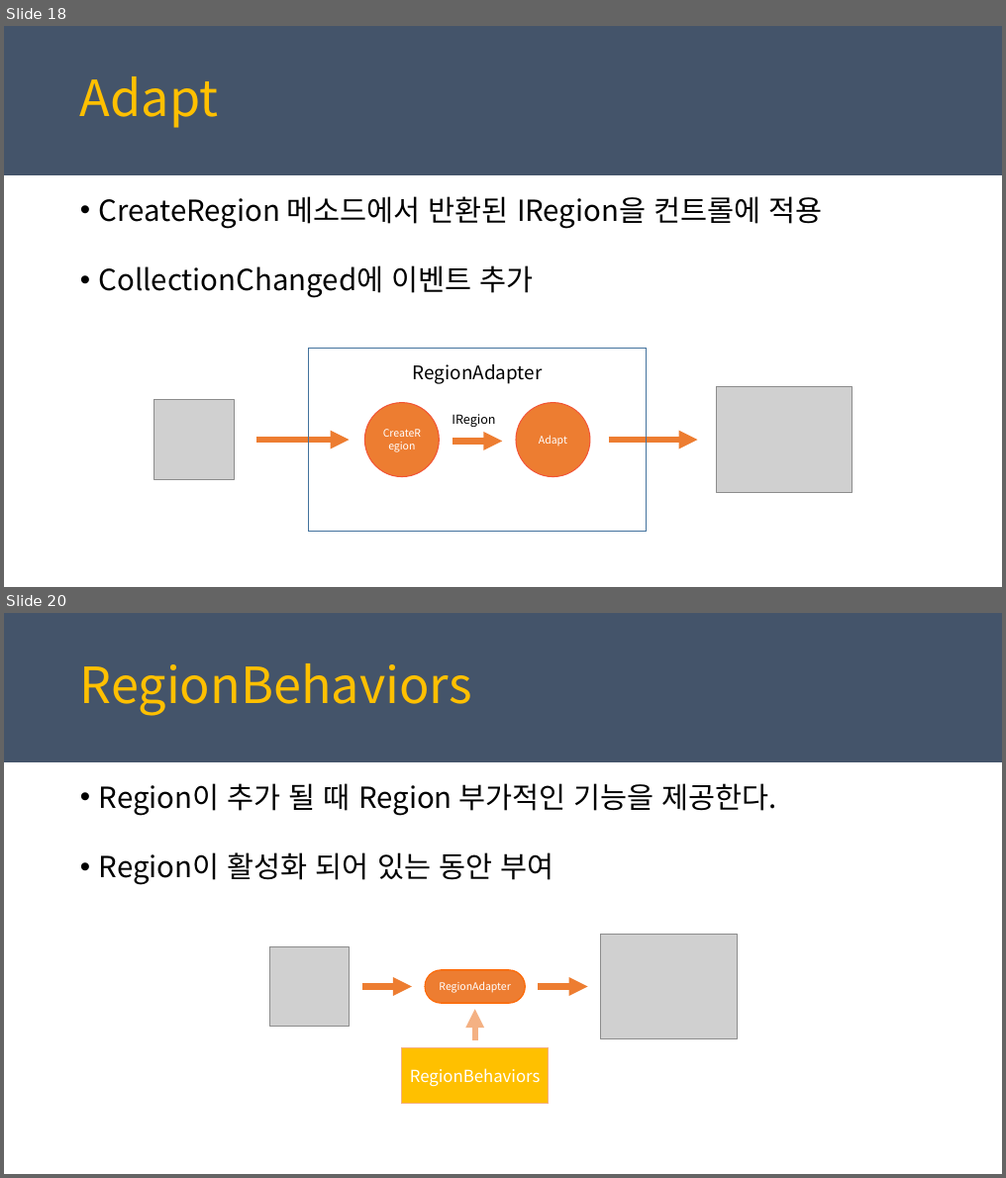
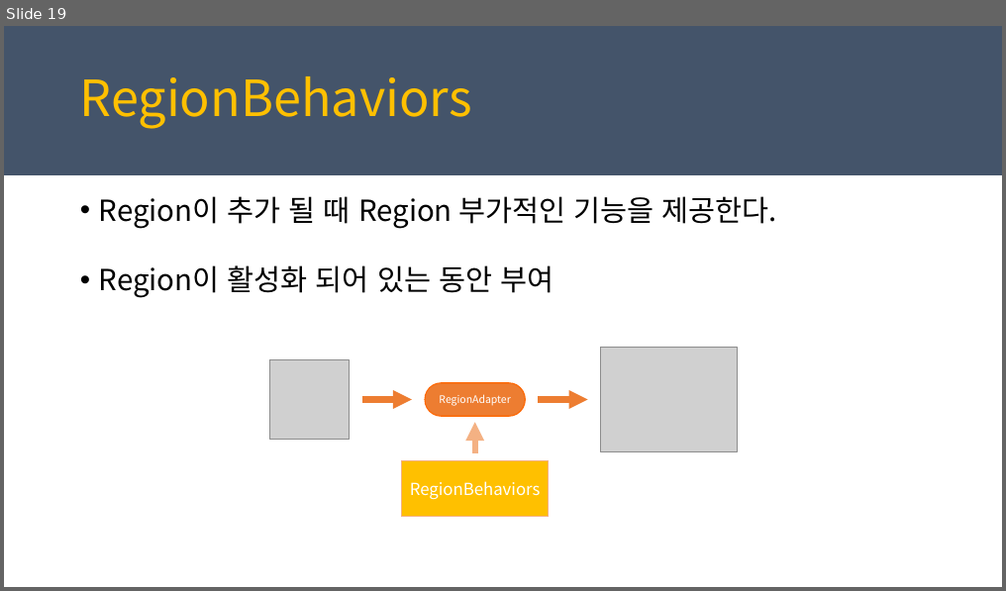
Before and after one commit to juniair/Summary-PPT, a slide deck: PRISM_경준.pptx. Shown one above the other, each under a label of ours: slides 18 and 20 before the commit, slide 19 after it; the slides between them are not shown. The pictures are 1006x1178 and 1006x591 pixels, drawn with LibreOffice and Linux fonts; fonts in the diff are those of the drawing; grey boxes stand for pictures. Boxes give left, top, right and bottom in pixels: in the first picture for what was removed or moved away, otherwise in the second. Text is boxed around its words. In the diff, an @@ line names an element or a change of style, - is before the commit and + after.

```diff
--- a/PRISM_경준.pptx
+++ b/PRISM_경준.pptx
@@ slide 18 removed at (4,26,1002,587), background #FFFFFF; not listed: 1 template element that a slide beside it also shows @@
@@ text removed at (80,76,219,128) @@
-Adapt
@@ text removed at (99,196,823,298) @@
-• CreateRegion 메소드에서 반환된 IRegion을 컨트롤에 적용
-• CollectionChanged에 이벤트 추가
@@ group removed at (153,348,853,531): 3 arrows, 2 pictures, 2 ellipses, 1 rectangle, 1 text @@
-RegionAdapter
-CreateRegion
-Adapt
-IRegion
@@ what was slide 20 is now slide 19 @@
```
Also in this commit, not shown: 8 slides changed, 3 slides added, 2 other slides removed, 3 other files.
